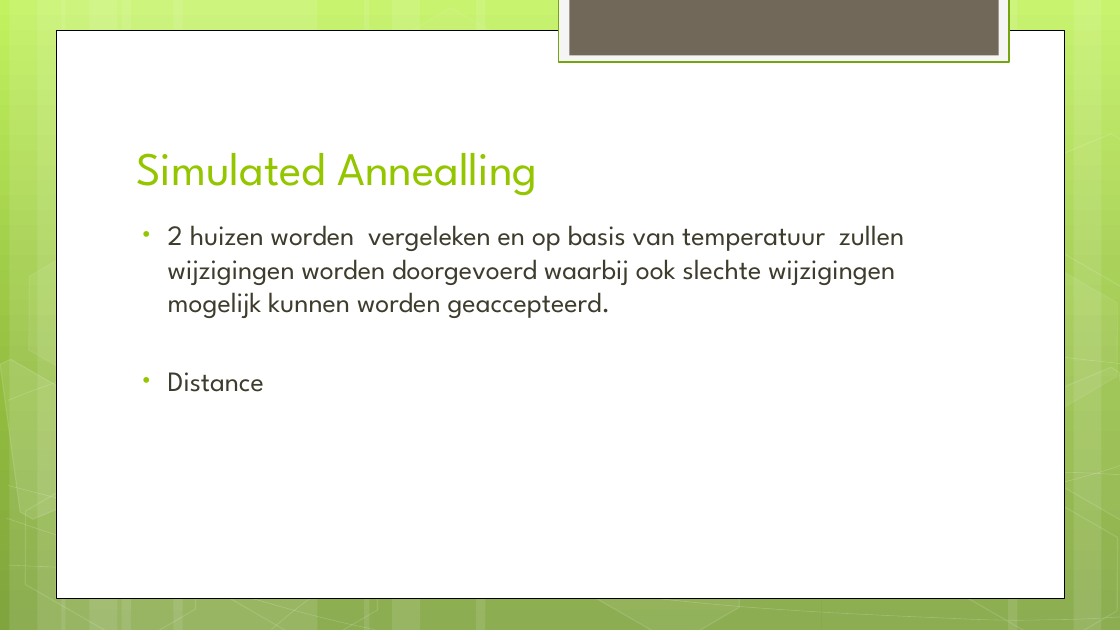
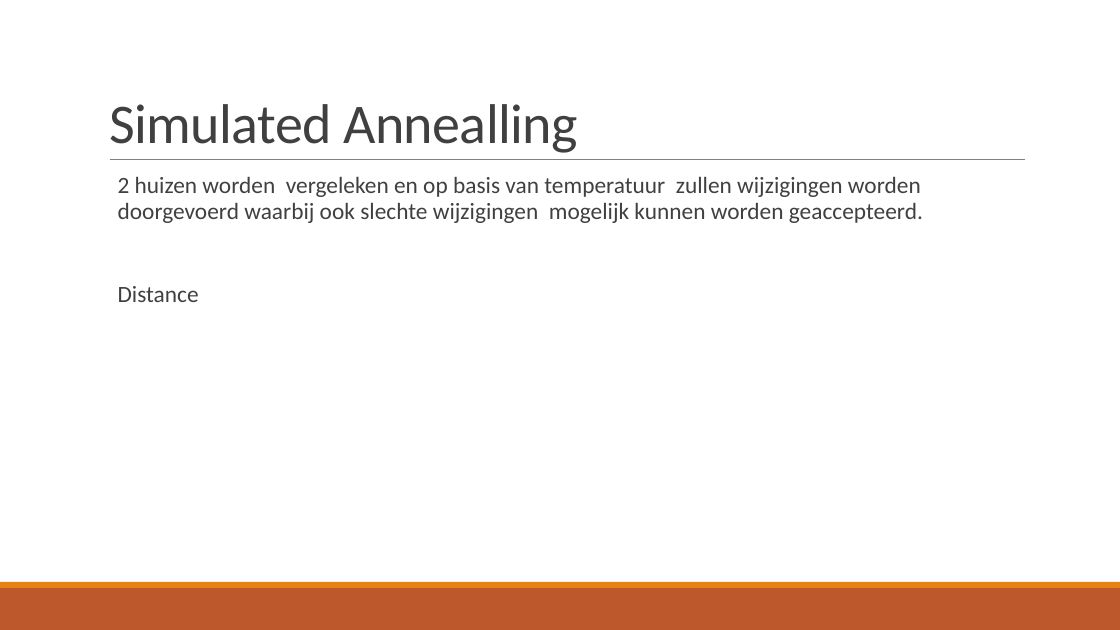
Before and after one commit to broekm006/SmartGrid, a slide deck: slide 8 of Final_V2.pptx. Drawn at 1120x630 pixels with LibreOffice and Linux fonts; fonts in the diff are those of the drawing. Boxes give left, top, right and bottom in pixels: in the first picture for what was removed or moved away, otherwise in the second. Text is boxed around its words. In the diff, an @@ line names an element or a change of style, - is before the commit and + after.

```diff
--- a/Final_V2.pptx
+++ b/Final_V2.pptx
@@ background gradient #C3F35F to #93BF3F to #81A53E to #FFFFFF @@
@@ title "Simulated Annealling": place and size @@
-title "Simulated Annealling" at (136,153,537,196)
+title "Simulated Annealling" at (109,104,578,153)
@@ title "Simulated Annealling" at (109,104,578,153): size 40 to 48 pt, font League Spartan to Calibri, text colour #94C600 to #404040, letter spacing 0 to -0.5 pt; line spacing 1 to 0.85 @@
@@ rectangle removed at (559,0,1009,62) @@
@@ rectangle removed at (570,0,999,55) @@
@@ rectangle removed at (56,30,1065,598) @@
@@ group removed at (0,0,1120,630): 12 rectangles, 8 freeform shapes, 7 hexagons @@
@@ text "2 huizen worden vergeleken en ...": place and size @@
-text "2 huizen worden vergeleken en ..." at (168,225,904,392)
+text "2 huizen worden vergeleken en ..." at (118,177,923,302)
@@ text "2 huizen worden vergeleken en ..." at (118,177,923,302): size 24 to 20 pt, font League Spartan to Calibri, text colour #3E3D2D to #404040; bullet • to  ; line spacing 1 to 0.9; more space between paragraphs; bullet colour #94C600 to #E48312 @@
@@ line added from (110, 160) to (1026, 160), #808080 0.5 pt @@
@@ rectangle added at (0,588,1120,630), fill #BD582C @@
@@ rectangle added at (0,582,1120,588), fill #E48312 @@
```
Also in this commit, not shown: 18 other slides changed, 4 slides added, 1 slide removed, 11 other files.
